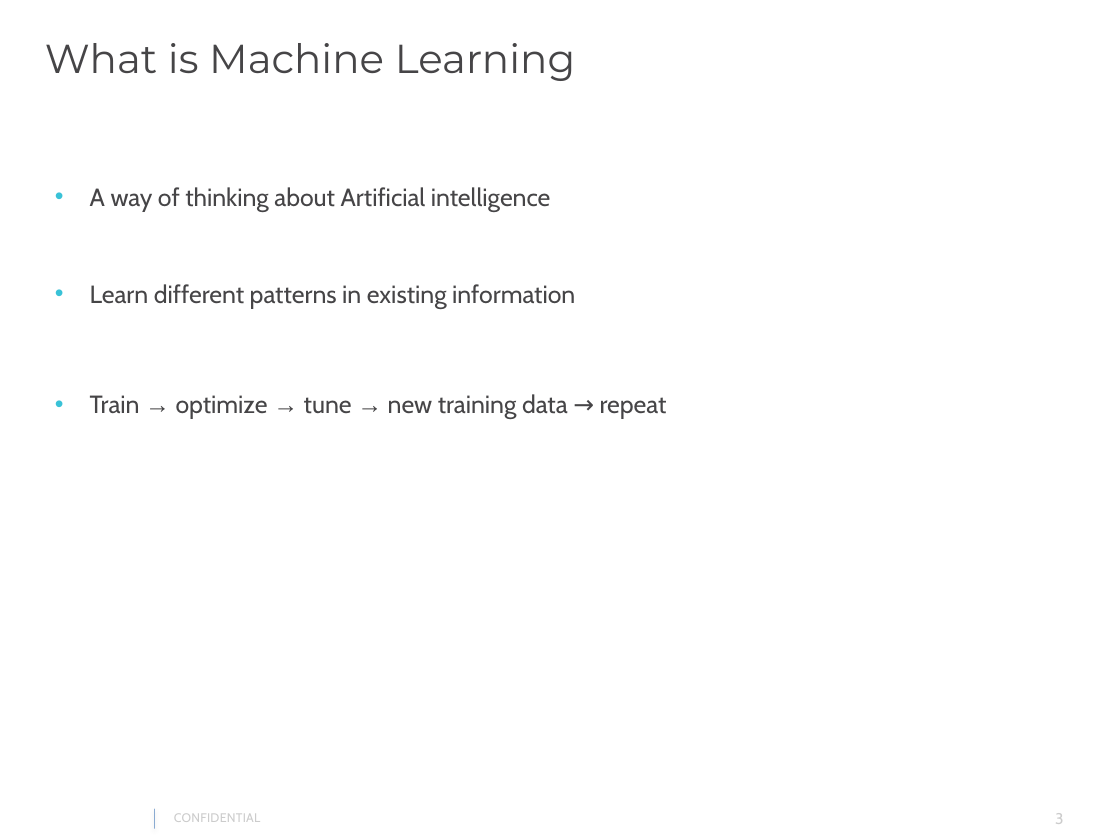
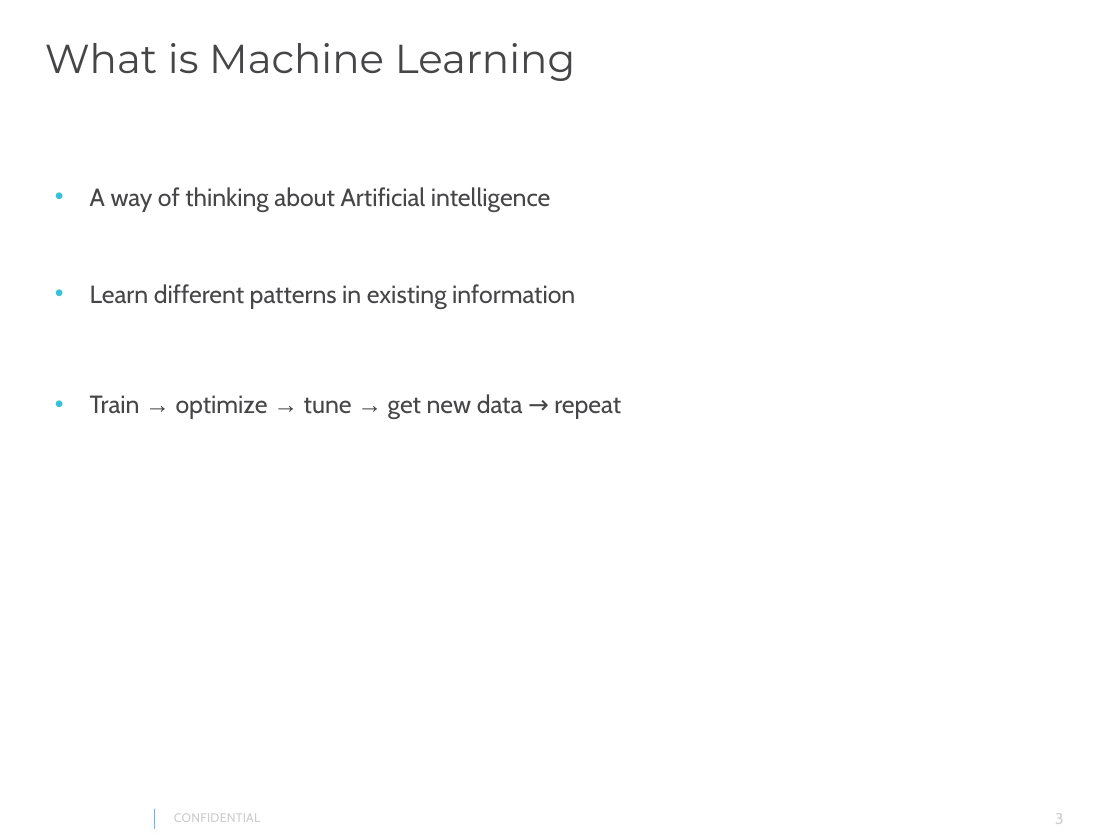
Before and after one commit to gautam0707/TechTalk1_Epam, a slide deck: slide 3 of TechTalk1.pptx. Drawn at 1120x840 pixels with LibreOffice and Linux fonts; fonts in the diff are those of the drawing; background and template pictures are left out. Boxes give left, top, right and bottom in pixels: in the first picture for what was removed or moved away, otherwise in the second. Text is boxed around its words. In the diff, an @@ line names an element or a change of style, - is before the commit and + after.

```diff
--- a/TechTalk1.pptx
+++ b/TechTalk1.pptx
@@ text at (90, 394, 621, 419): text changed @@
-• Train → optimize → tune → new training data → repeat
+• Train → optimize → tune → get new data → repeat
```
Also in this commit, not shown: 7 other slides changed.
